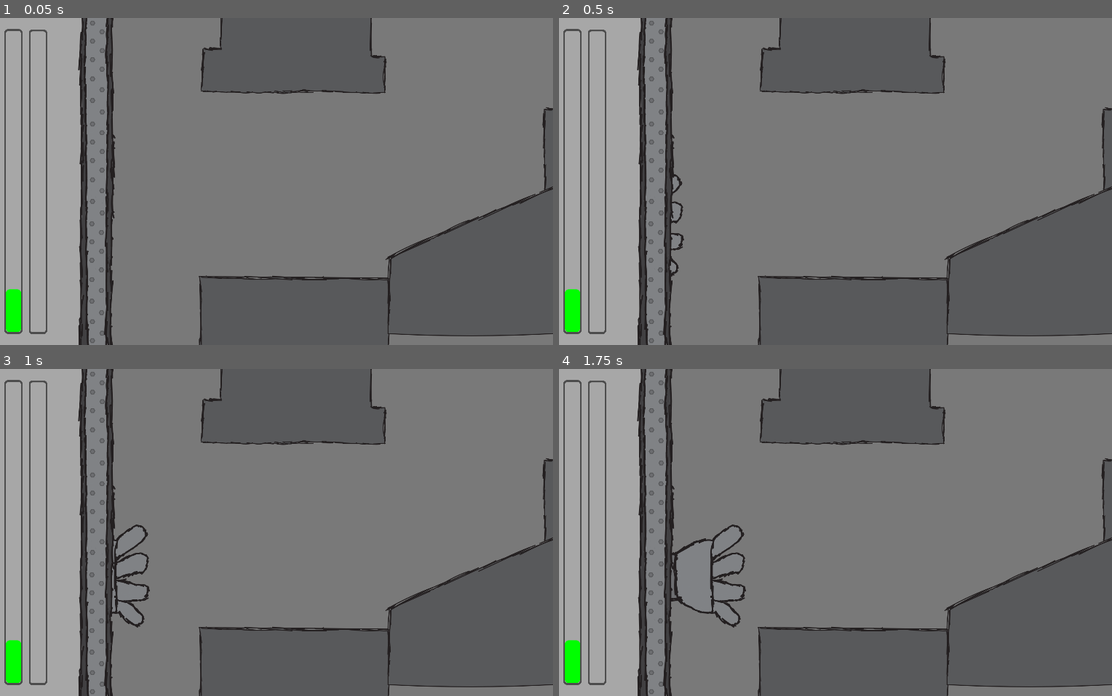
Above: before the commit, frames 1-4 (two rows, left to right).
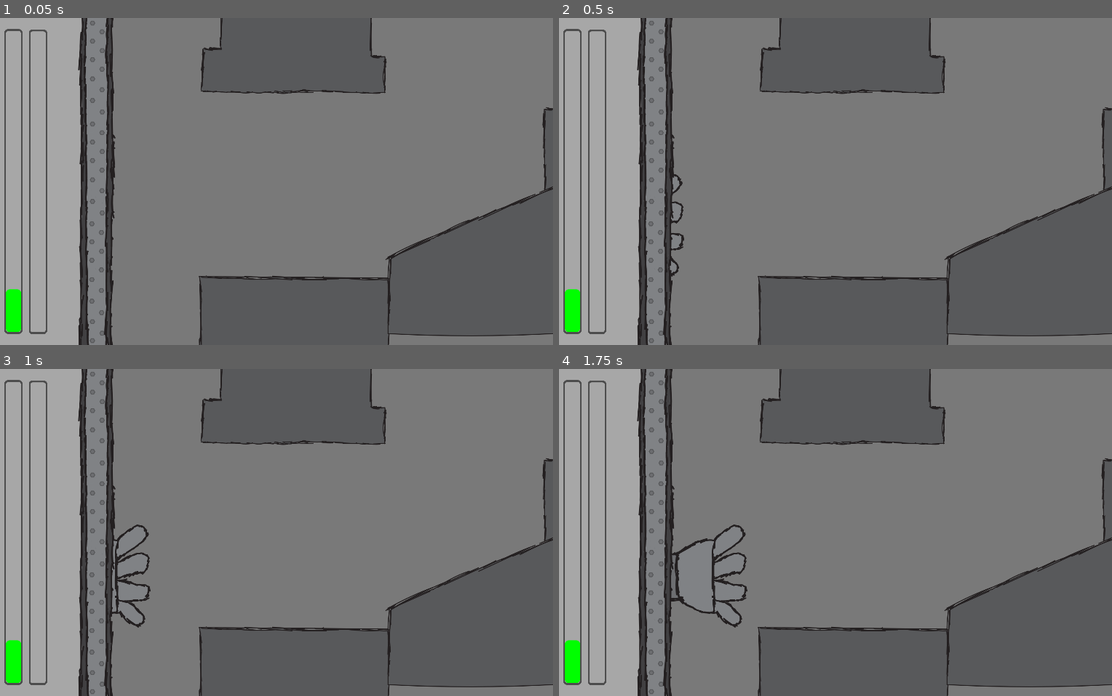
Above: after the commit, the same moments.

Repository: jebdvis/hydraulic-press-simulator
Game: Godot game, scene res://scenes/Main.tscn
Same seed, same stepped clock (60 frames per second), same inputs: the game is played once before the commit and once after it.
Inputs (mouse positions are in pixels of both pictures, inside the frame that each line leads up to):
- Up to frame 1 (0.05 s): no input
- Up to frame 2 (0.5 s): no input
- Up to frame 3 (1 s): tap Enter (ui_accept) at 0.5, 0.77 s; move the mouse to (392, 516) at 0.52 s; hold Right (ui_right) from 0.53 s (still down); hold Space (onebutton) from 0.53 s (still down); click (392, 516) at 0.67 s
- Up to frame 4 (1.75 s): keep holding Right (ui_right); move the mouse to (702, 548) at 1.27 s; release Space (onebutton) at 1.28 s; tap Space (onebutton) at 1.35 s; tap Enter (ui_accept) at 1.52 s

Frame 1 is identical in both runs. In frame 2, less than 0.1% of the frame differs, in the area x 20-23%, y 47-80%; in frame 3, 0.3%; in frame 4, 0.6%, in the area x 20-35%, y 47-80%.

Commit message:
fixed animation i think

Diff:
--- a/hydraulic-press-simulator-main/scenes/Main.tscn
+++ b/hydraulic-press-simulator-main/scenes/Main.tscn
@@ -1,9 +1,10 @@
-[gd_scene load_steps=25 format=3 uid="uid://2cdvfll76brj"]
+[gd_scene load_steps=27 format=3 uid="uid://2cdvfll76brj"]
 
 [ext_resource type="Texture2D" uid="uid://wm3r3t7vp0k5" path="res://assetz/asset-01.png" id="1_7gjft"]
 [ext_resource type="Script" path="res://scripts/main_controller.gd" id="1_15yxh"]
 [ext_resource type="Texture2D" uid="uid://dhm6fkfasxepg" path="res://assetz/asset-02.png" id="2_1h28l"]
 [ext_resource type="Script" path="res://scripts/MainBar.gd" id="2_7qbd6"]
+[ext_resource type="Script" path="res://scripts/diffLvls.gd" id="2_gqioy"]
 [ext_resource type="Resource" uid="uid://dd2tm6xounlax" path="res://levelResources/level1.tres" id="2_wlohm"]
 [ext_resource type="Resource" uid="uid://463sib4iq7k" path="res://levelResources/level2.tres" id="3_gbtvu"]
 [ext_resource type="Texture2D" uid="uid://dfxowqto0iuo0" path="res://assetz/progress.png" id="5_lmk58"]
@@ -78,17 +79,34 @@
 tracks/0/interp = 1
 tracks/0/loop_wrap = true
 tracks/0/keys = {
+"times": PackedFloat32Array(0, 1.96667),
+"transitions": PackedFloat32Array(1, 1),
+"update": 0,
+"values": [Vector2(190, 684), Vector2(517, 684)]
+}
+
+[sub_resource type="Animation" id="Animation_itile"]
+resource_name = "move-hand-back"
+length = 2.0
+tracks/0/type = "value"
+tracks/0/imported = false
+tracks/0/enabled = true
+tracks/0/path = NodePath("Hand:position")
+tracks/0/interp = 1
+tracks/0/loop_wrap = true
+tracks/0/keys = {
 "times": PackedFloat32Array(0, 2),
 "transitions": PackedFloat32Array(1, 1),
 "update": 0,
-"values": [Vector2(190, 684), Vector2(517, 684)]
+"values": [Vector2(517, 684), Vector2(190, 684)]
 }
 
 [sub_resource type="AnimationLibrary" id="AnimationLibrary_m4l4a"]
 _data = {
 "RESET": SubResource("Animation_f8h8m"),
 "hydraulic-press": SubResource("Animation_rn1x7"),
-"move-hand": SubResource("Animation_0yabt")
+"move-hand": SubResource("Animation_0yabt"),
+"move-hand-back": SubResource("Animation_itile")
 }
 
 [sub_resource type="RectangleShape2D" id="RectangleShape2D_cv8ko"]
@@ -102,7 +120,7 @@
 
 [node name="Node2D" type="Node2D"]
 script = ExtResource("1_15yxh")
-diffLvls = [ExtResource("2_wlohm"), ExtResource("3_gbtvu")]
+diffLvls = Array[ExtResource("2_gqioy")]([ExtResource("2_wlohm"), ExtResource("3_gbtvu")])
 
 [node name="ColorRect" type="ColorRect" parent="."]
 z_as_relative = false
--- a/hydraulic-press-simulator-main/scripts/main_controller.gd
+++ b/hydraulic-press-simulator-main/scripts/main_controller.gd
@@ -8,6 +8,7 @@
 
 var progTracker = 0
 var gameRunning: bool
+var gameStart = false
 var levelCount = 0
 var currSoftBody:SoftBody2D
 var currLvl: DiffLvls
@@ -35,24 +36,28 @@
 
 
 func _physics_process(delta):
-	print(animPlayer.is_playing())
 	if $Area2D.get_overlapping_bodies() and gameRunning == false:
 		gameRunning = true
-		animPlayer.play_backwards("move-hand")
+		await get_tree().create_timer(2).timeout
+		animPlayer.play("move-hand-back")
 		await animPlayer.animation_finished
 		$MainBar.instNewTarg(currLvl.minDistance,currLvl.maxDistance,currLvl.moveTime,currLvl.holdTimeMax,currLvl.holdTimeMin)
 		animPlayer.set_current_animation("hydraulic-press")
 		animPlayer.pause()
 		levelCount += 1
-	if gameRunning == true and levelCount > 0:
+		gameStart = true
+	if gameRunning == true and levelCount > 0 and gameStart == true:
 		playing()
 		if progBar.value == maxProg:
+			gameStart = false
+			gameRunning = false
 			$MainBar.newTargInst.queue_free()
+			animPlayer.play()
 			currSoftBody.queue_free()
 			progBar.value = 0
 			progTracker = 0
 			ShakeBus.triggerShake(($TextureProgressBar.value/$TextureProgressBar.max_value) * 8, 1)
-			animPlayer.play("hydraulic-press",-1,-1,true)
+			animPlayer.play_backwards("hydraulic-press")
 			await animPlayer.animation_finished
 			if levelCount -1 > diffLvls.size():
 				print("uhhhh game should end")
@@ -63,4 +68,3 @@
 			currSoftBody = currLvl.softbody.instantiate()
 			$Spawner.add_child(currSoftBody)
 			await animPlayer.animation_finished
-			gameRunning = false
